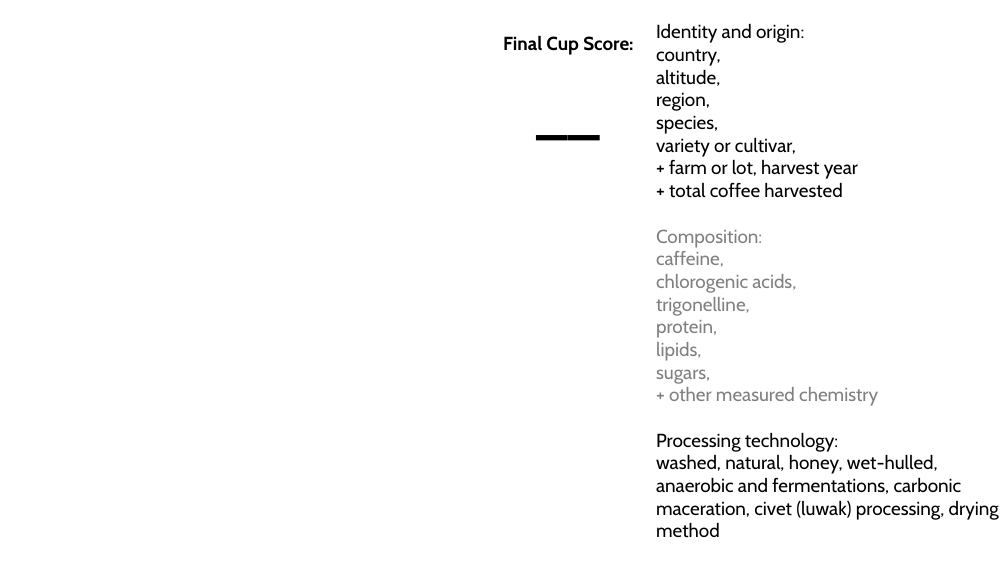
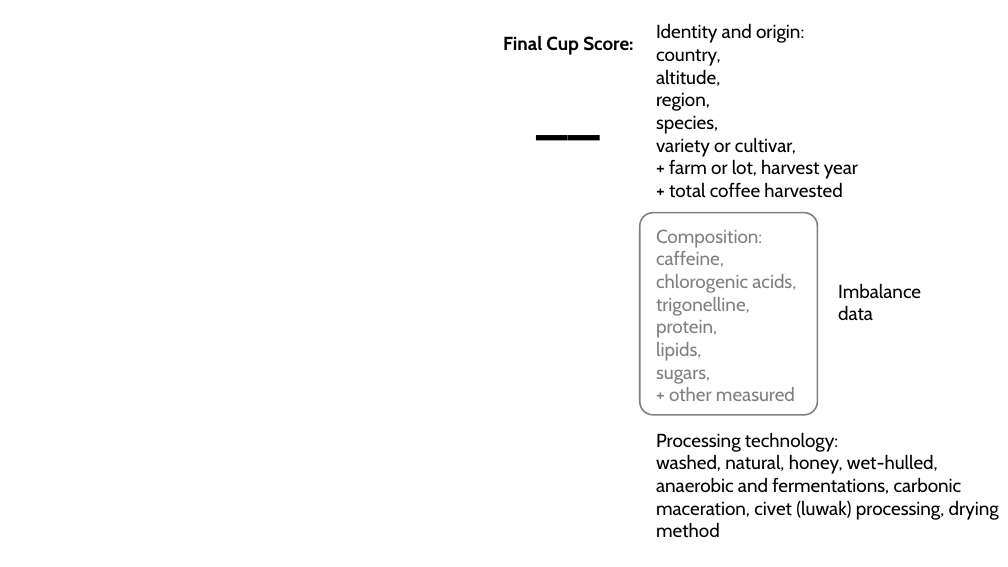
Before and after one commit to benjiro000/project-2-ml-rizki, a slide deck: slide 9 of presentation/project-2-ml-rizki-presentation.pptx (slide 10 before the commit). Drawn at 1008x567 pixels with LibreOffice and Linux fonts; fonts in the diff are those of the drawing. Boxes give left, top, right and bottom in pixels: in the first picture for what was removed or moved away, otherwise in the second. Text is boxed around its words. In the diff, an @@ line names an element or a change of style, - is before the commit and + after.

```diff
--- a/presentation/project-2-ml-rizki-presentation.pptx
+++ b/presentation/project-2-ml-rizki-presentation.pptx
@@ rounded rectangle added at [640, 212, 817, 414], outline #808080 1.5 pt @@
@@ text added at [838, 283, 921, 321], 18 pt, text #000000 @@
+Imbalance data
@@ text at [669, 387, 795, 401]: text changed @@
-+ other measured chemistry
++ other measured
```
Also in this commit, not shown: 5 other slides changed, 1 slide added, 2 slides removed.
